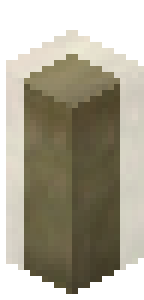
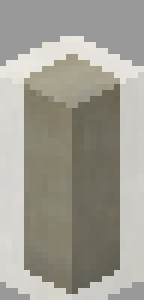
Layer changes from the first 144px x 300px image to the second:
added layer "chrome_64PhDSdWsN.png" (color, 50%) above "chrome_JqSuJd08mC.png copy" over (0, 0, 144, 300)
hid "chrome_JqSuJd08mC.png copy", blend lch hue → lch color over (6, 30, 144, 294)
